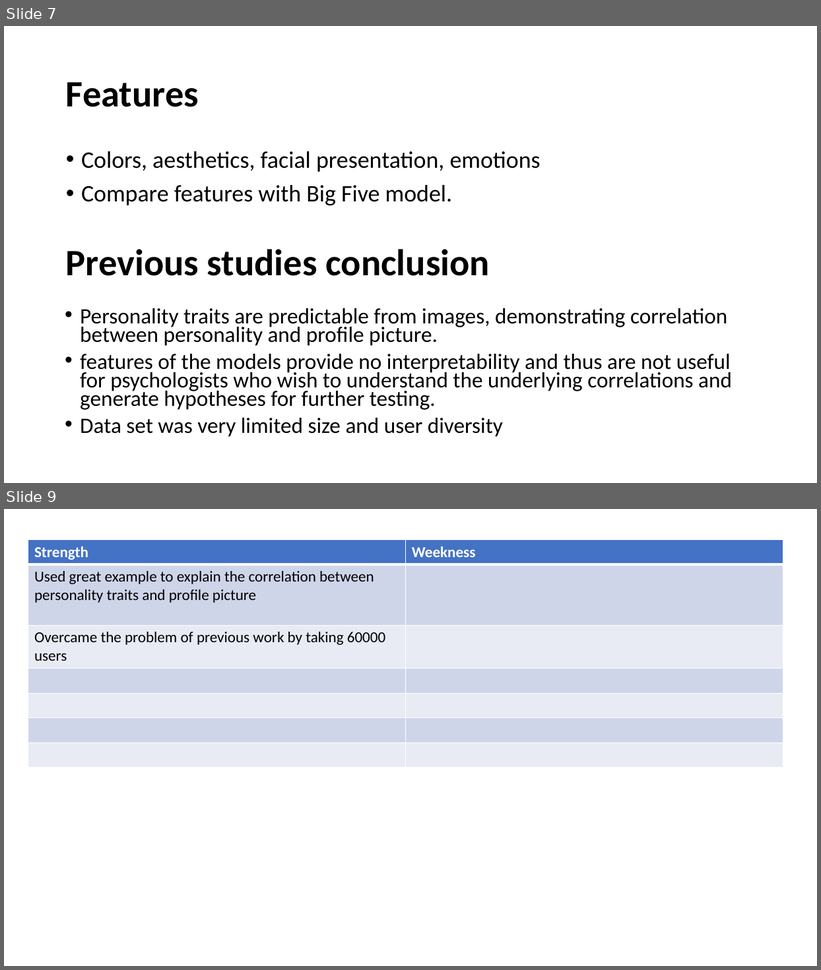
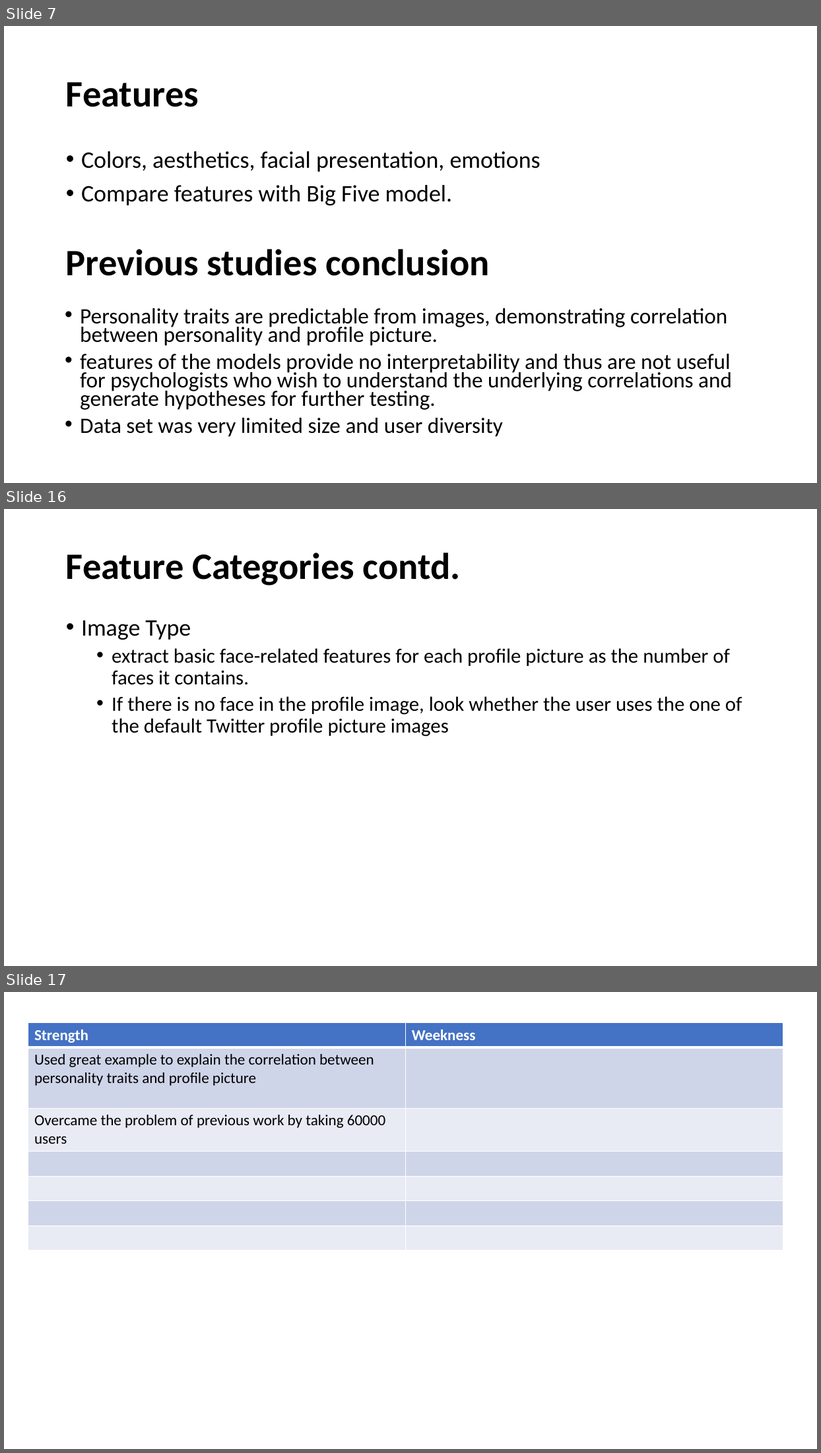
Before and after one commit to Sandhya-Bairi/USU-Assignments-and-Projects, a slide deck: CS 6675 - Advance Data Science/Practicum/Presentation.pptx. Shown one above the other, each under a label of ours: slides 7 and 9 before the commit, slides 7, 16 and 17 after it; the slides between them are not shown. The pictures are 821x970 and 821x1453 pixels, drawn with LibreOffice and Linux fonts; fonts in the diff are those of the drawing. Boxes give left, top, right and bottom in pixels: in the first picture for what was removed or moved away, otherwise in the second. Text is boxed around its words. In the diff, an @@ line names an element or a change of style, - is before the commit and + after.

```diff
--- a/CS 6675 - Advance Data Science/Practicum/Presentation.pptx
+++ b/CS 6675 - Advance Data Science/Practicum/Presentation.pptx
@@ slide 16 added at [4,509,817,966], background #FFFFFF @@
@@ title added at [66,553,461,586], 44 pt, text #000000, bold @@
+Feature Categories contd.
@@ text added at [81,621,743,737], 24 pt, text #000000 @@
+• Image Type
+  • extract basic face-related features for each profile picture as the number of faces it contains.
+  • If there is no face in the profile image, look whether the user uses the one of the default Twitter profile picture images
@@ what was slide 9 is now slide 17 @@
```
Also in this commit, not shown: 1 slide changed, 7 other slides added, 42 other files.
